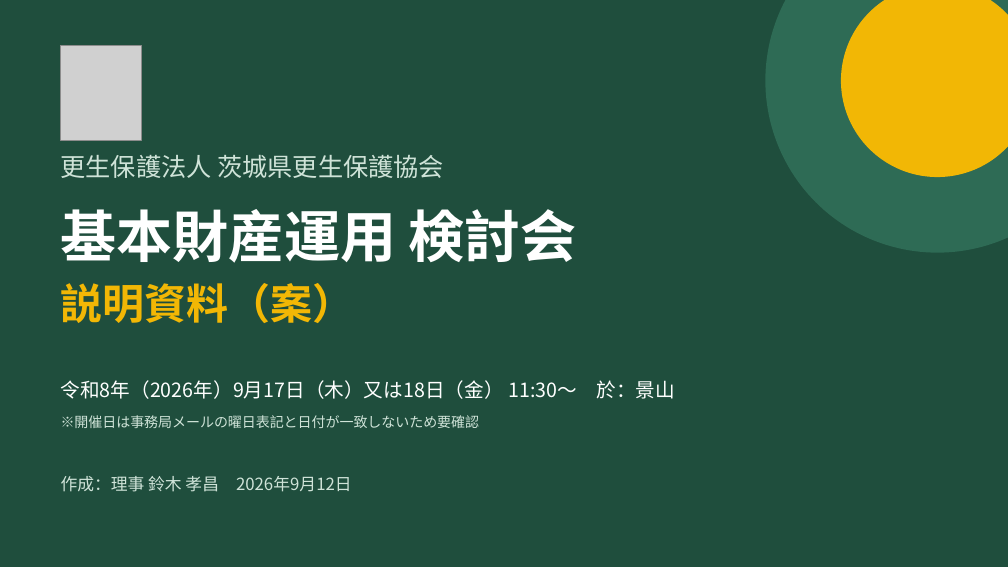
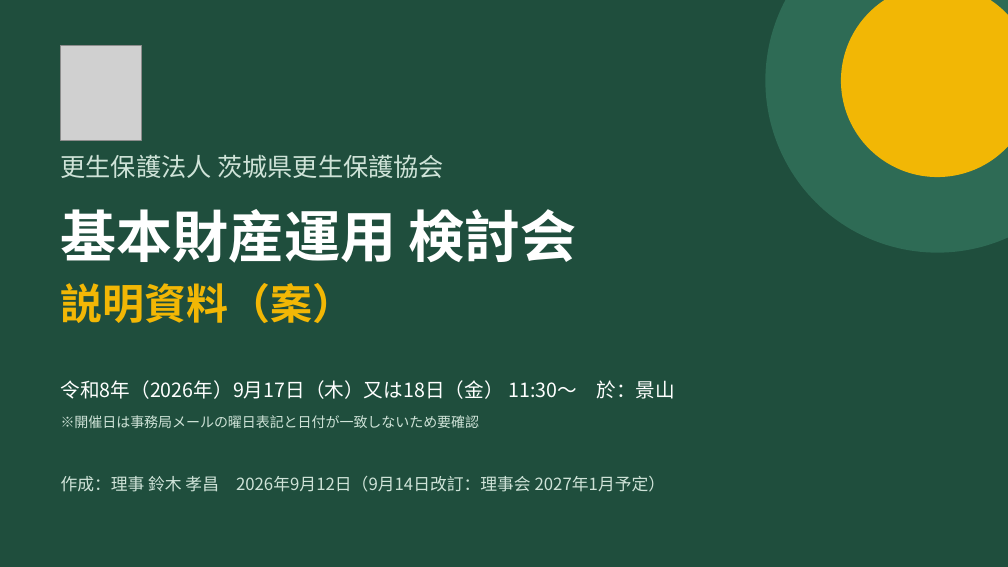
Before and after one commit to TakaS-JP/ClaudeGitHub, a slide deck: slide 1 of docs/ibaraki-kouseihogo/基本財産運用検討会_説明資料案_2026-09.pptx. Drawn at 1008x567 pixels with LibreOffice and Linux fonts; fonts in the diff are those of the drawing; grey boxes stand for pictures. Boxes give left, top, right and bottom in pixels: in the first picture for what was removed or moved away, otherwise in the second. Text is boxed around its words. In the diff, an @@ line names an element or a change of style, - is before the commit and + after.

```diff
--- a/docs/ibaraki-kouseihogo/基本財産運用検討会_説明資料案_2026-09.pptx
+++ b/docs/ibaraki-kouseihogo/基本財産運用検討会_説明資料案_2026-09.pptx
@@ text at (61,476,666,492): text changed @@
-作成：理事 鈴木 孝昌 2026年9月12日
+作成：理事 鈴木 孝昌 2026年9月12日（9月14日改訂：理事会 2027年1月予定）
```
Also in this commit, not shown: 8 other slides changed, 18 other files.
